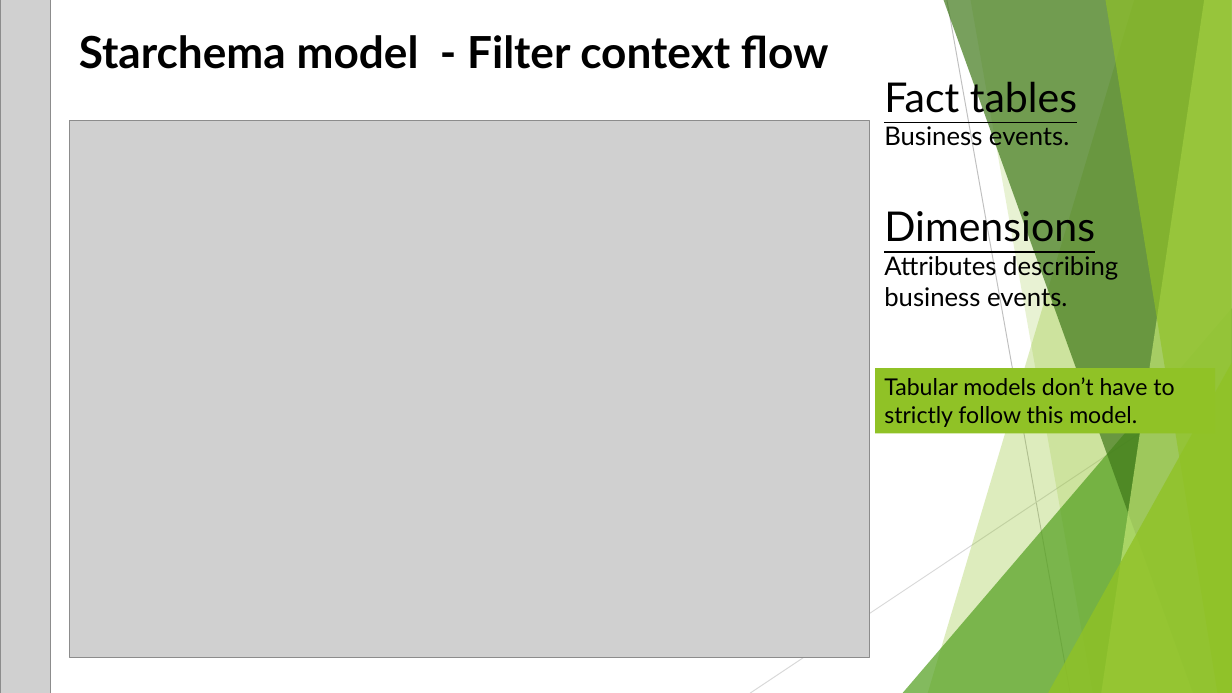
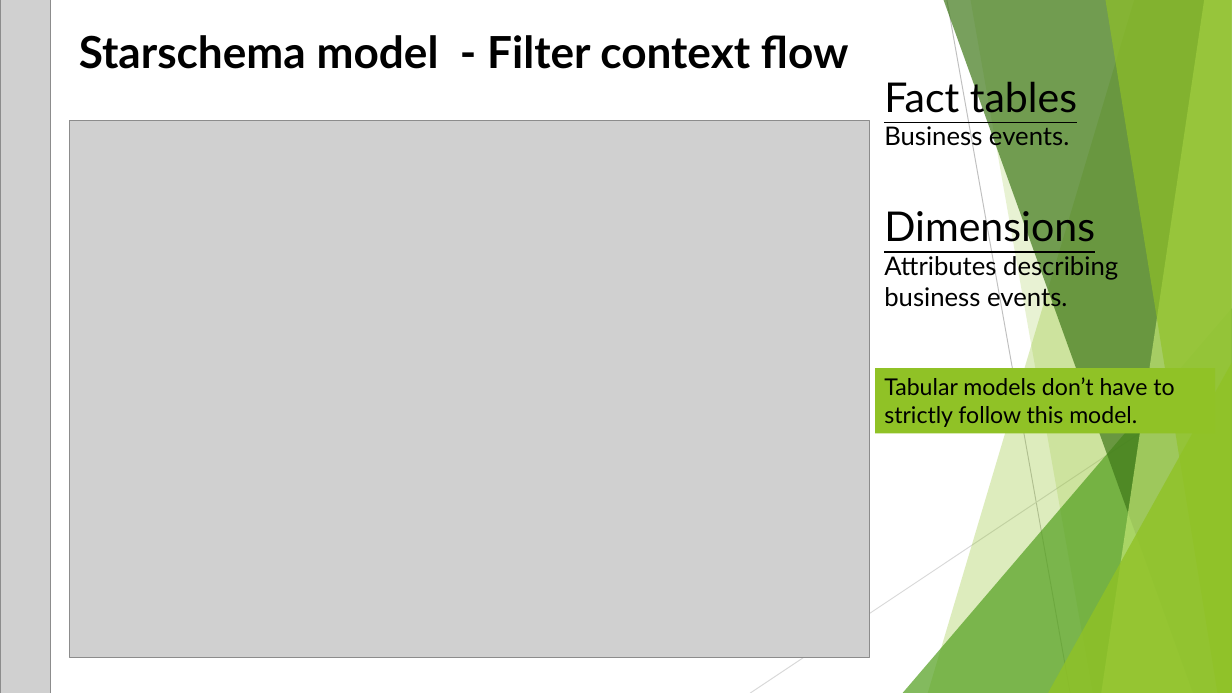
Before and after one commit to RonaiBertalan/PowerBI, a slide deck: slide 12 of Budapest py 20181108.pptx. Drawn at 1232x693 pixels with LibreOffice and Linux fonts; fonts in the diff are those of the drawing; grey boxes stand for pictures. Boxes give left, top, right and bottom in pixels: in the first picture for what was removed or moved away, otherwise in the second. Text is boxed around its words. In the diff, an @@ line names an element or a change of style, - is before the commit and + after.

```diff
--- a/Budapest py 20181108.pptx
+++ b/Budapest py 20181108.pptx
@@ text at [79, 35, 848, 69]: text changed @@
-Starchema model - Filter context flow
+Starschema model - Filter context flow
```
Also in this commit, not shown: 1 other slide changed, 1 slide removed.
